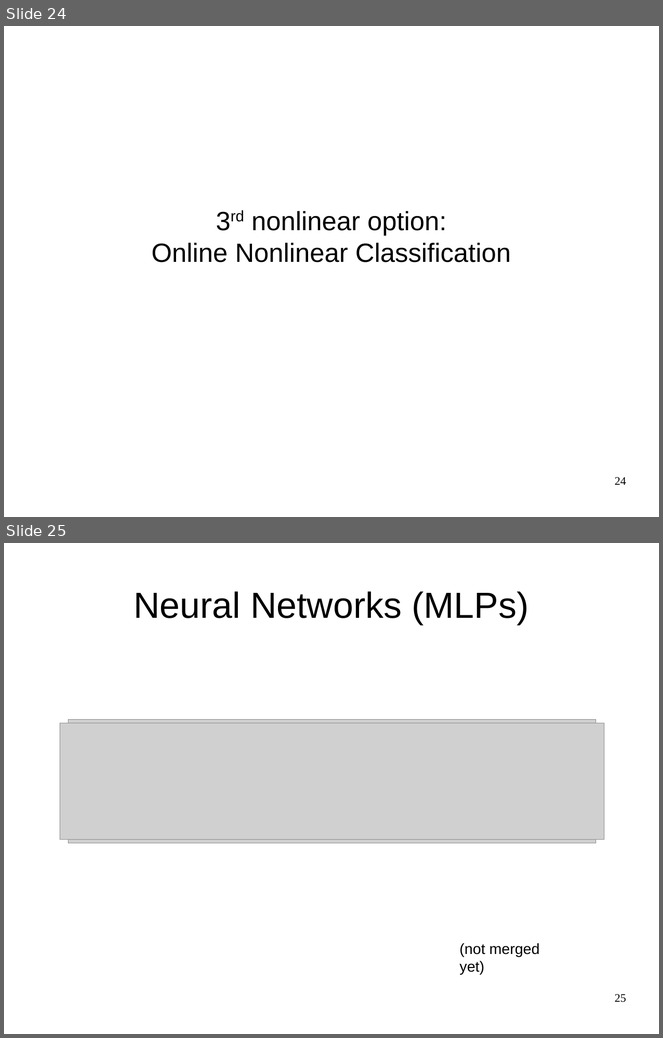
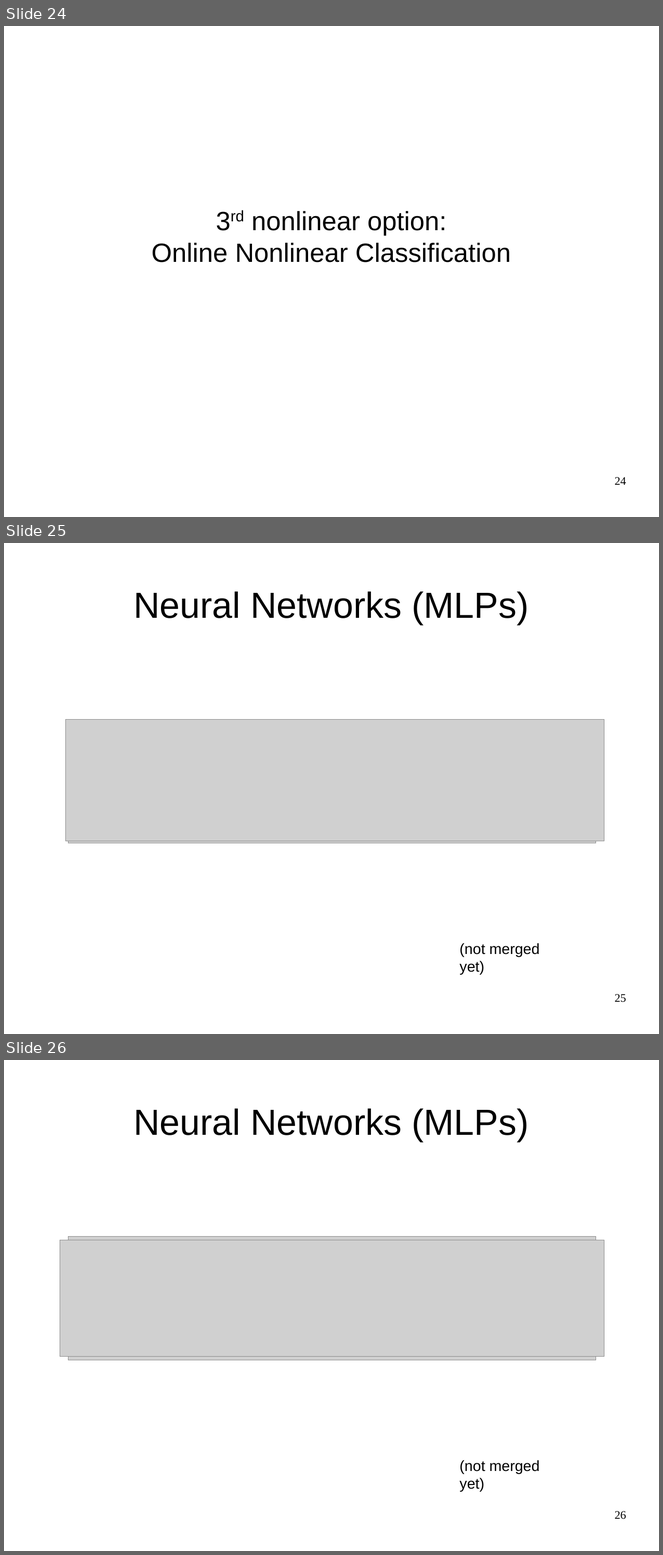
Before and after one commit to amueller/talks_odt, a slide deck: large-scale-non-linear-learning-pygotham-2015.odp. Shown one above the other, each under a label of ours: slides 24 and 25 before the commit, slides 24, 25 and 26 after it. The pictures are 663x1038 and 663x1555 pixels, drawn with LibreOffice and Linux fonts; fonts in the diff are those of the drawing; grey boxes stand for pictures. Boxes give left, top, right and bottom in pixels: in the first picture for what was removed or moved away, otherwise in the second. Text is boxed around its words. In the diff, an @@ line names an element or a change of style, - is before the commit and + after.

```diff
--- a/large-scale-non-linear-learning-pygotham-2015.odp
+++ b/large-scale-non-linear-learning-pygotham-2015.odp
@@ slide 25 added at bbox=[4, 543, 659, 1034], background #FFFFFF @@
@@ title added at bbox=[133, 591, 529, 625], 44 pt, text #000000 @@
+Neural Networks (MLPs)
@@ picture added at bbox=[66, 720, 605, 841] @@
@@ picture added at bbox=[68, 720, 597, 843] @@
@@ text added at bbox=[460, 943, 540, 975], 18 pt, text #000000 @@
+(not merged yet)
@@ page number added at bbox=[615, 994, 626, 1003], 14 pt, text #000000 @@
+25
@@ what was slide 25 is now slide 26 @@
@@ page number at bbox=[615, 1511, 626, 1520]: text changed @@
-25
+26
```
Also in this commit, not shown: 1 slide changed, 2 other slides added, 2 slides removed.
